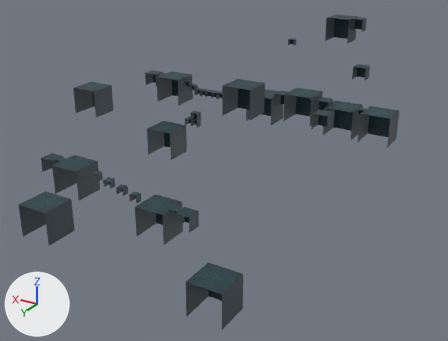
The Blender file Resource/Ingame/Blender/Map/ActionMap/ActionMap.blend as it was, and as the next commit left it.
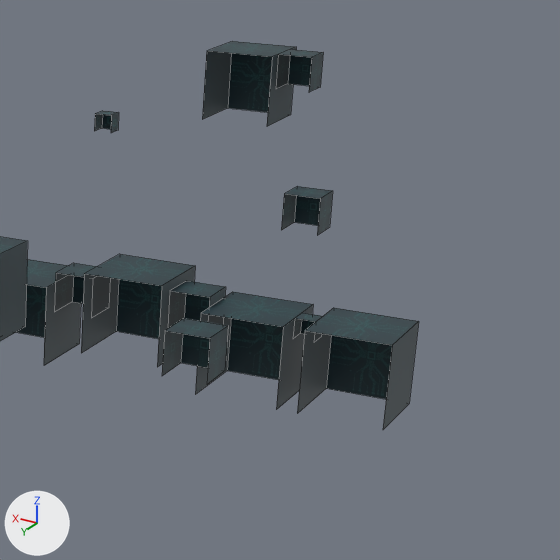
There are two pictures of each version: one whole from a 50 mm lens placed at (-45.4, 155.6, 50.5), pointed at (37.6, 17.2, -18.7), one close up on the part from 57% to 100% of the width and 0% to 56% of the height. The lights are fixed; the arrows at lower left show +X, +Y and +Z. The close-ups show mesh edges as thin lines. Objects named as collision shapes, trigger or cutter boxes, shadow casters or lower levels of detail are left out.

The first close-up shows 'MapTile_A.001', 'MapTile_A.002', 'MapTile_A.003', 'MapTile_A.004', 'MapTile_A.008', 'MapTile_A.009', 'MapTile_B.001', 'MapTile_B.002', 'MapTile_B.006', 'MapTile_B.007', 'MapTile_B.008'.
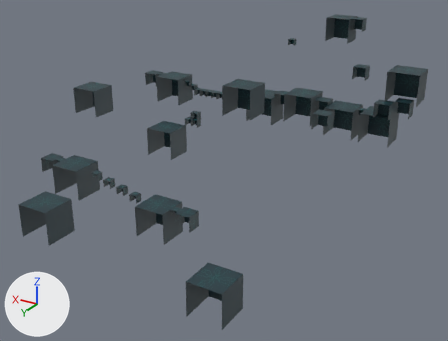
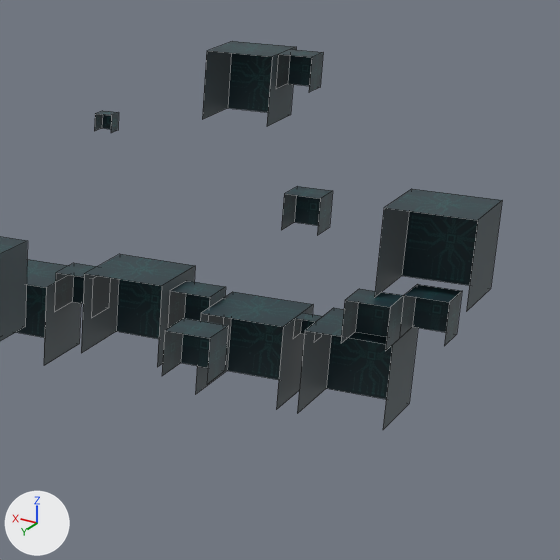
Changed parts and their boxes [x1, y1, x2, y2] in the close-ups (560 x 560 px):
'MapTile_A.014', added
    after: [375, 189, 502, 312]
'MapTile_B.010', added
    after: [341, 289, 404, 351]
'MapTile_B.009', added
    after: [399, 284, 462, 346]

The change, as a diff of the scene's bpy script:
```diff
--- a/Resource/Ingame/Blender/Map/ActionMap/ActionMap.blend.py
+++ b/Resource/Ingame/Blender/Map/ActionMap/ActionMap.blend.py
@@ ob_maptile_b_010 @@
+ob_maptile_b_010 = bpy.data.objects.new('MapTile_B.010', me_cube_045.copy())  # the mesh of ob_maptile_b_008
+ob_maptile_b_010.location = (-2.0, 4.0, 4.0)
@@ ob_maptile_b_009 @@
+ob_maptile_b_009 = bpy.data.objects.new('MapTile_B.009', me_cube_045.copy())  # the mesh of ob_maptile_b_008
+ob_maptile_b_009.location = (-6.0, 0.0, 4.0)
@@ ob_maptile_a_014 @@
+ob_maptile_a_014 = bpy.data.objects.new('MapTile_A.014', me_cube_036.copy())  # the mesh of ob_maptile_a_009
+ob_maptile_a_014.location = (-6.0, 0.0, 12.0)
```
